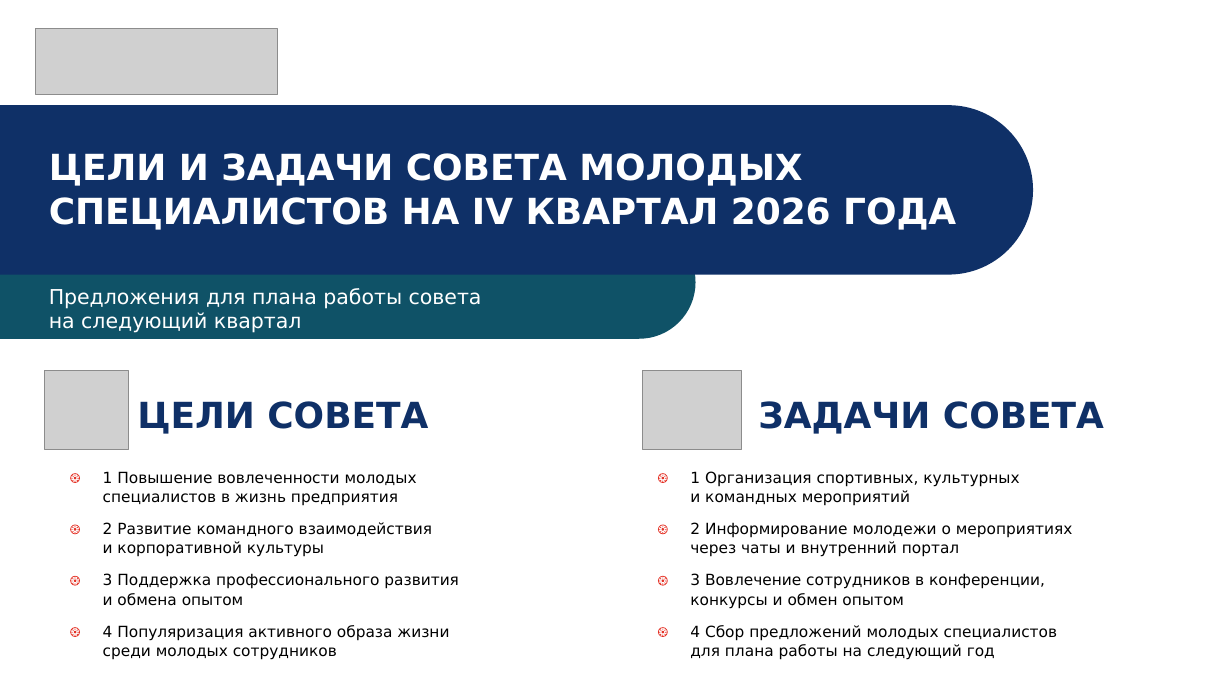
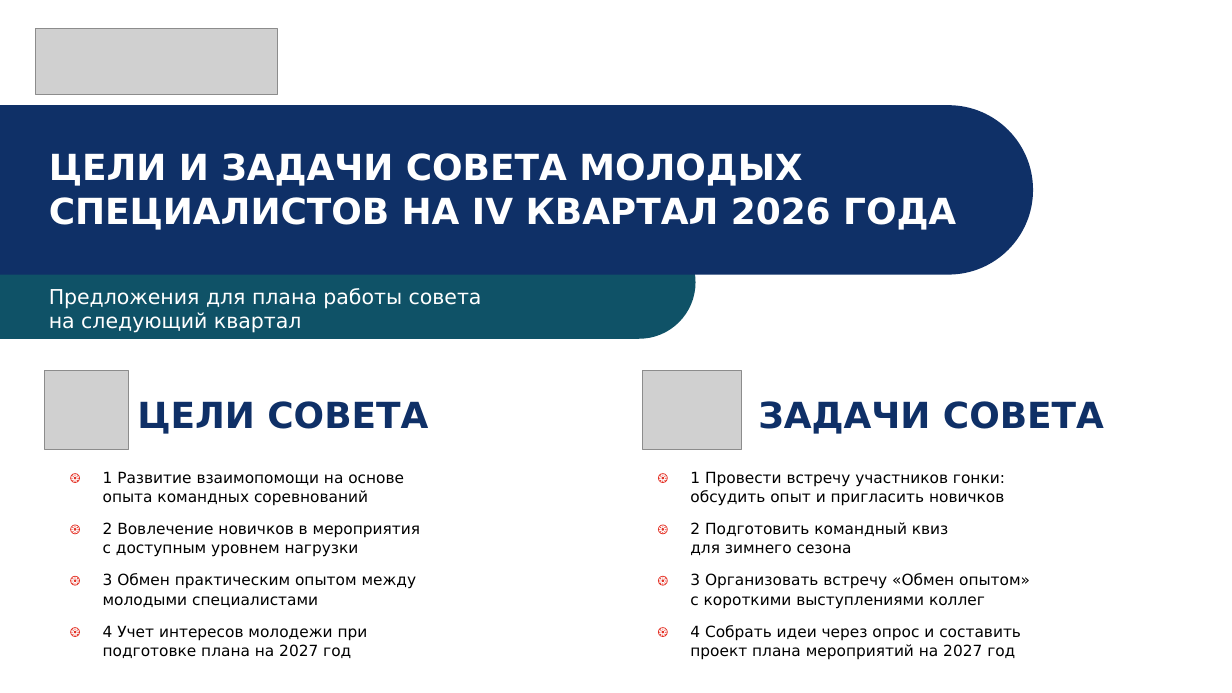
Before and after one commit to juliashar3-debug/newrepository, a slide deck: slide 4 of presentations/2026-Q3/ЦКБА_III_квартал_2026_Гонка_героев.pptx. Drawn at 1232x693 pixels with LibreOffice and Linux fonts; fonts in the diff are those of the drawing; grey boxes stand for pictures. Boxes give left, top, right and bottom in pixels: in the first picture for what was removed or moved away, otherwise in the second. Text is boxed around its words. In the diff, an @@ line names an element or a change of style, - is before the commit and + after.

```diff
--- a/presentations/2026-Q3/ЦКБА_III_квартал_2026_Гонка_героев.pptx
+++ b/presentations/2026-Q3/ЦКБА_III_квартал_2026_Гонка_героев.pptx
@@ text at (103, 471, 404, 506): text changed @@
-1 Повышение вовлеченности молодых
-специалистов в жизнь предприятия
+1 Развитие взаимопомощи на основе
+опыта командных соревнований
@@ text at (690, 471, 1005, 506): text changed @@
-1 Организация спортивных, культурных
-и командных мероприятий
+1 Провести встречу участников гонки:
+обсудить опыт и пригласить новичков
@@ text at (103, 522, 420, 557): text changed @@
-2 Развитие командного взаимодействия
-и корпоративной культуры
+2 Вовлечение новичков в мероприятия
+с доступным уровнем нагрузки
@@ text at (690, 522, 949, 555): text changed @@
-2 Информирование молодежи о мероприятиях
-через чаты и внутренний портал
+2 Подготовить командный квиз
+для зимнего сезона
@@ text at (103, 573, 417, 607): text changed @@
-3 Поддержка профессионального развития
-и обмена опытом
+3 Обмен практическим опытом между
+молодыми специалистами
@@ text at (690, 573, 1030, 609): text changed @@
-3 Вовлечение сотрудников в конференции,
-конкурсы и обмен опытом
+3 Организовать встречу «Обмен опытом»
+с короткими выступлениями коллег
@@ text at (103, 625, 368, 658): text changed @@
-4 Популяризация активного образа жизни
-среди молодых сотрудников
+4 Учет интересов молодежи при
+подготовке плана на 2027 год
@@ text at (690, 625, 1021, 660): text changed @@
-4 Сбор предложений молодых специалистов
-для плана работы на следующий год
+4 Собрать идеи через опрос и составить
+проект плана мероприятий на 2027 год
```
Also in this commit, not shown: 1 other slide changed, 6 other files.
